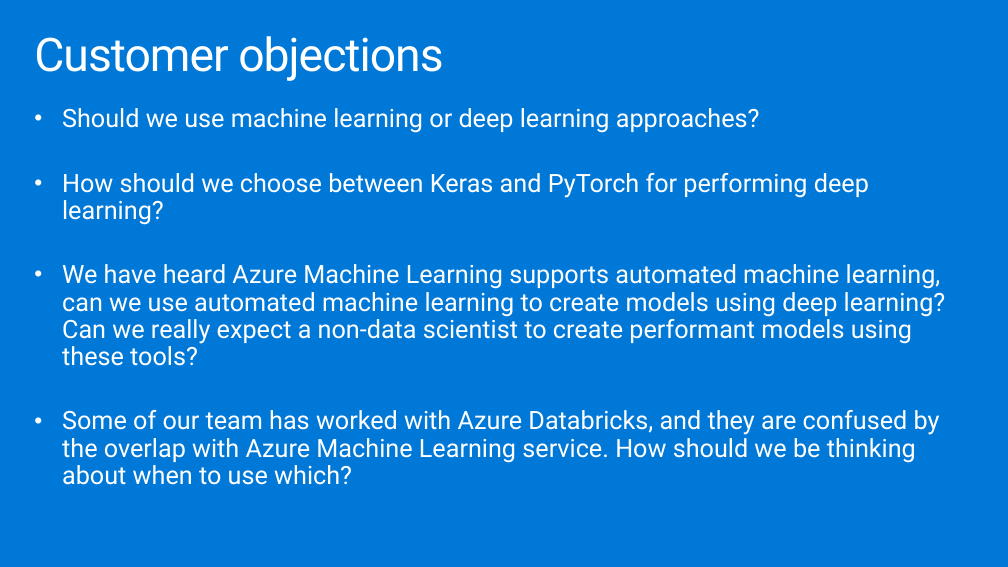
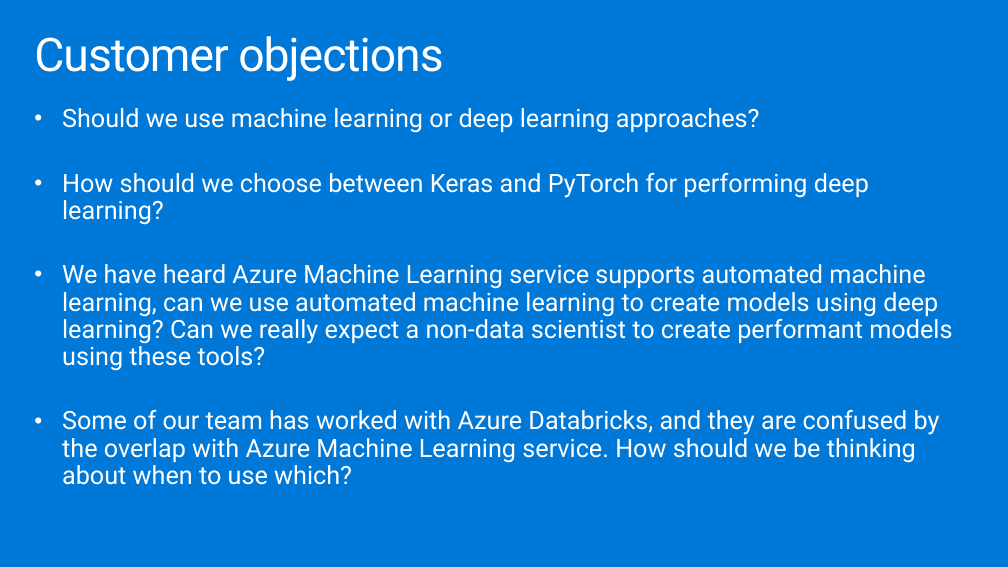
Before and after one commit to solliancenet/mcw-ai-with-azure-databricks-and-azure-machine-learning, a slide deck: slide 9 of Whiteboard design session/WDS trainer presentation - AI with Databricks and Azure Machine Learning.pptx. Drawn at 1008x567 pixels with LibreOffice and Linux fonts; fonts in the diff are those of the drawing. Boxes give left, top, right and bottom in pixels: in the first picture for what was removed or moved away, otherwise in the second. Text is boxed around its words. In the diff, an @@ line names an element or a change of style, - is before the commit and + after.

```diff
--- a/Whiteboard design session/WDS trainer presentation - AI with Databricks and Azure Machine Learning.pptx
+++ b/Whiteboard design session/WDS trainer presentation - AI with Databricks and Azure Machine Learning.pptx
@@ text at box(62, 264, 952, 371): text changed @@
-• We have heard Azure Machine Learning supports automated machine learning, can we use automated machine learning to create models using deep learning? Can we really expect a non-data scientist to create performant models using these tools?
+• We have heard Azure Machine Learning service supports automated machine learning, can we use automated machine learning to create models using deep learning? Can we really expect a non-data scientist to create performant models using these tools?
```
Also in this commit, not shown: 3 other slides changed.
